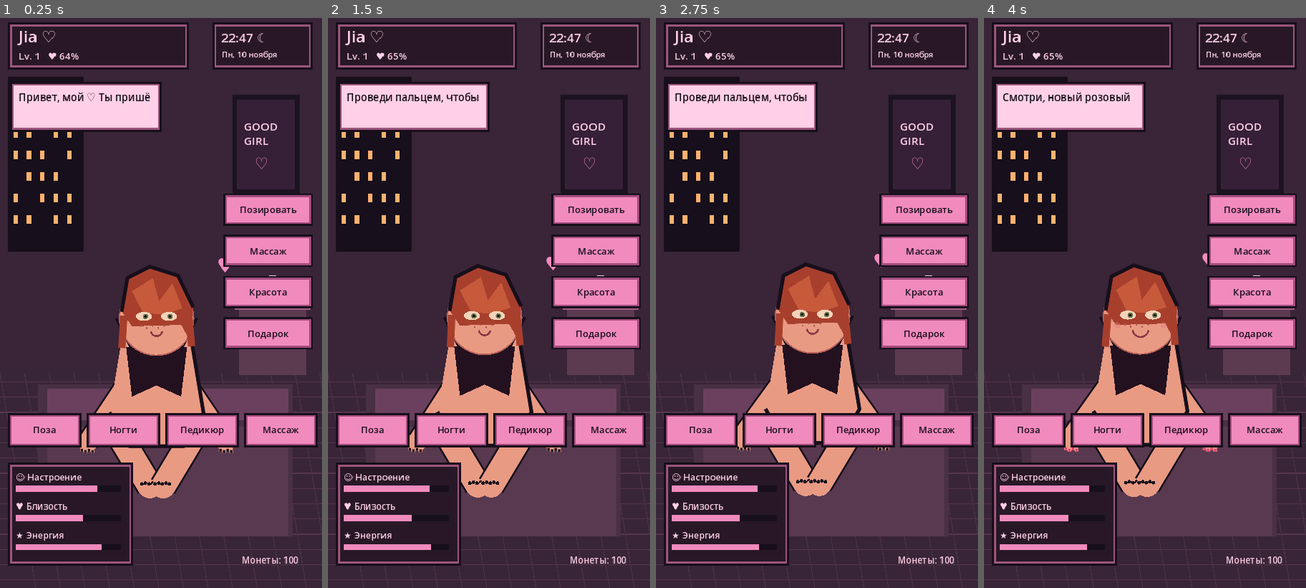
Above: before the commit, frames 1-4 (left to right).
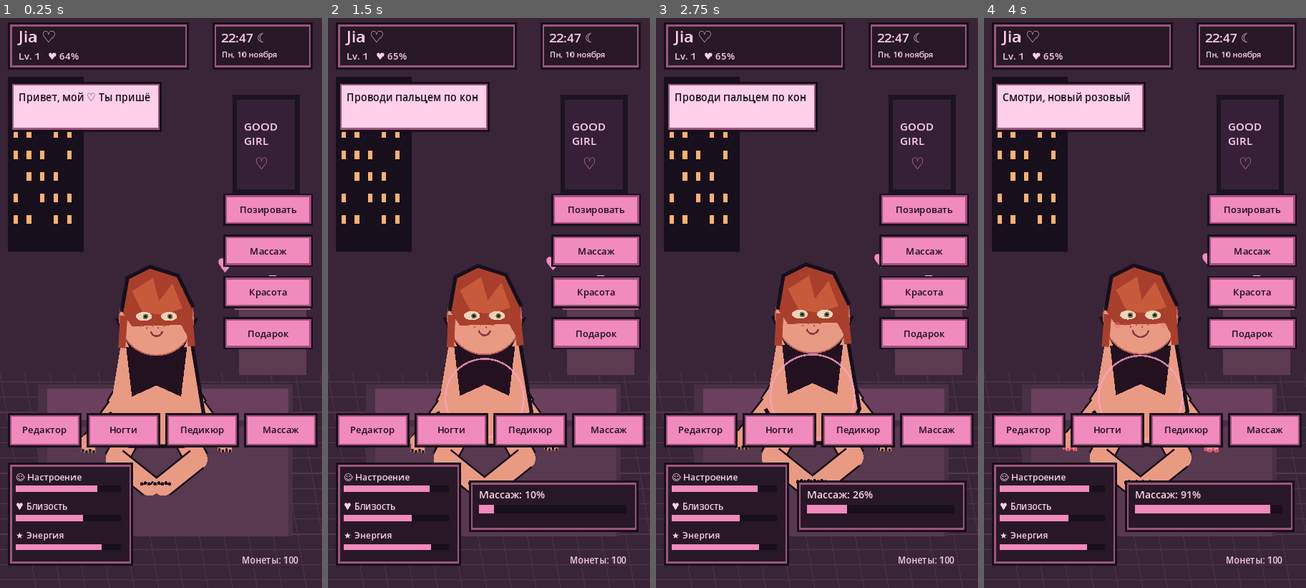
Above: after the commit, the same moments.

Repository: babymurderr0711/jia-android
Game: Godot game, scene res://Main.tscn
Two runs of this game, one before a commit and one after it. Both use one fixed random seed, a clock stepped at 60 frames per second and the inputs below.
Inputs (mouse positions are in pixels of both pictures, inside the frame that each line leads up to):
- Up to frame 1 (0.25 s): no input
- Up to frame 2 (1.5 s): move the mouse to (559, 274) at 0.52 s; click (559, 274) at 0.67 s; drag from (424, 331) to (472, 417) at 1.27 s
- Up to frame 3 (2.75 s): move the mouse to (849, 177) at 2.02 s; click (849, 177) at 2.17 s
- Up to frame 4 (4 s): drag from (1128, 417) to (1048, 217) at 2.77 s; move the mouse to (1241, 388) at 3.52 s; click (1241, 388) at 3.67 s

The runs differ from the first frame. In frame 1, 1.2% of the frame differs, in the area x 7-73%, y 64-85%; in frame 2, 5.9%; in frame 3, 5.9%, in the area x 7-97%, y 13-91%; in frame 4, 5.7%.

Commit message:
Add joint-driven posing and interactive massage editor

Diff:
--- a/godot/main.gd
+++ b/godot/main.gd
@@ -38,6 +38,13 @@
 var massage_progress := 0.0
 var dragging := false
 var drag_origin := Vector2.ZERO
+var pose_editor := false
+var arm_pose := 0.0
+var leg_pose := 0.0
+var interaction_target := "none"
+var interaction_pulse := 0.0
+var hand_reach := 0.0
+var joint_sway := 0.0
 
 func _ready() -> void:
 	get_viewport().size_changed.connect(queue_redraw)
@@ -64,7 +71,10 @@
 		if action_timer <= 0:
 			action_text = "Мне нравится, когда ты рядом ♡"
 	if massage_progress > 0:
-		massage_progress = maxf(0.0, massage_progress - delta * 0.08)
+		massage_progress = maxf(0.0, massage_progress - delta * 0.035)
+	interaction_pulse = maxf(0.0, interaction_pulse - delta)
+	joint_sway = sin(time_passed * 1.35) * 0.035
+	hand_reach = lerpf(hand_reach, 1.0 if dragging else 0.0, minf(1.0, delta * 5.0))
 	queue_redraw()
 
 func _draw() -> void:
@@ -114,22 +124,39 @@
 	var arm_swing := sin(time_passed * 1.45) * 7.0
 	var head_float := sin(time_passed * 1.25 + 0.5) * 2.2
 	p.y += head_float
-	# pose-dependent silhouette; articulated limbs and joints are redrawn every frame
+	# Joint-driven limbs: shoulder -> elbow -> wrist and hip -> knee -> ankle.
+	# Each segment is solved separately so elbows and knees bend instead of stretching.
+	var left_shoulder := p + Vector2(-45, 115)
+	var right_shoulder := p + Vector2(45, 115)
+	var left_elbow := p + Vector2(-95 + sin(time_passed * 1.45) * 5.0, 195 + arm_pose * 24.0)
+	var right_elbow := p + Vector2(95 - arm_swing * 0.45, 195 - arm_pose * 18.0)
+	var left_wrist := p + Vector2(-155 + arm_swing + hand_reach * 38.0, 275 + arm_swing * 0.35 - hand_reach * 28.0)
+	var right_wrist := p + Vector2(155 - arm_swing, 275 - arm_swing * 0.35)
 	if pose_index == 1:
-		_draw_limb(p + Vector2(-35, 40), p + Vector2(-95, 185), 25)
-		_draw_limb(p + Vector2(35, 40), p + Vector2(95, 185), 25)
-		_draw_limb(p + Vector2(-30, 185), p + Vector2(-40, 365), 34)
-		_draw_limb(p + Vector2(30, 185), p + Vector2(40, 365), 34)
-	elif pose_index == 2:
-		_draw_limb(p + Vector2(-35, 50), p + Vector2(-150, 180), 30)
-		_draw_limb(p + Vector2(35, 50), p + Vector2(150, 180), 30)
-		_draw_limb(p + Vector2(-25, 190), p + Vector2(-150, 250), 42)
-		_draw_limb(p + Vector2(25, 190), p + Vector2(150, 250), 42)
-	else:
-		_draw_limb(p + Vector2(-45, 115), p + Vector2(-155 + arm_swing, 275 + arm_swing * 0.35), 42)
-		_draw_limb(p + Vector2(45, 115), p + Vector2(155 - arm_swing, 275 - arm_swing * 0.35), 42)
-		_draw_limb(p + Vector2(-90, 250), p + Vector2(-15, 375), 54)
-		_draw_limb(p + Vector2(90, 250), p + Vector2(15, 375), 54)
+		left_elbow = p + Vector2(-78, 175)
+		right_elbow = p + Vector2(78, 175)
+		left_wrist = p + Vector2(-105, 270)
+		right_wrist = p + Vector2(105, 270)
+	elif pose_index == 2 or pose_index == 3:
+		left_elbow = p + Vector2(-115, 175)
+		right_elbow = p + Vector2(115, 175)
+		left_wrist = p + Vector2(-150, 220)
+		right_wrist = p + Vector2(150, 220)
+	_draw_limb(left_shoulder, left_elbow, 34)
+	_draw_limb(left_elbow, left_wrist, 27)
+	_draw_limb(right_shoulder, right_elbow, 34)
+	_draw_limb(right_elbow, right_wrist, 27)
+	# Legs are split at the knees; the pose editor changes the knee bend.
+	var left_hip := p + Vector2(-55, 250)
+	var right_hip := p + Vector2(55, 250)
+	var left_knee := p + Vector2(-90 + leg_pose * 28.0, 315)
+	var right_knee := p + Vector2(90 - leg_pose * 28.0, 315)
+	var left_ankle := p + Vector2(-15, 375)
+	var right_ankle := p + Vector2(15, 375)
+	_draw_limb(left_hip, left_knee, 48)
+	_draw_limb(left_knee, left_ankle, 43)
+	_draw_limb(right_hip, right_knee, 48)
+	_draw_limb(right_knee, right_ankle, 43)
 	# torso
 	var body := PackedVector2Array([p + Vector2(-75, 30), p + Vector2(75, 30), p + Vector2(105, 210 + breath * 2.0), p + Vector2(60, 285 + breath * 1.5), p + Vector2(-60, 285 + breath * 1.5), p + Vector2(-105, 210 + breath * 2.0)])
 	draw_colored_polygon(body, SKIN)
@@ -178,11 +205,13 @@
 		draw_circle(p + Vector2(-52, 19), 7, Color("#e77c83", 0.42))
 		draw_circle(p + Vector2(52, 19), 7, Color("#e77c83", 0.42))
 	# hands and manicure details
-	_draw_hand(p + Vector2(-155, 275), manicure)
-	_draw_hand(p + Vector2(155, 275), manicure)
+	_draw_hand(left_wrist, manicure)
+	_draw_hand(right_wrist, manicure)
 	# feet and pedicure accents
-	_draw_foot(p + Vector2(-15, 375), pedicure)
-	_draw_foot(p + Vector2(15, 375), pedicure)
+	_draw_foot(left_ankle, pedicure)
+	_draw_foot(right_ankle, pedicure)
+	if interaction_target != "none":
+		draw_arc(p + Vector2(0, 180), 92 + sin(time_passed * 7.0) * 5.0, 0.0, TAU, 48, Color("#ff9fc8", 0.8), 4.0)
 	# floating heart / reaction
 	var heart_y := -105 + sin(time_passed * 2.0) * 5.0
 	if reaction > 0.0:
@@ -235,9 +264,21 @@
 	_draw_stat("♥ Близость", closeness, 1105)
 	_draw_stat("★ Энергия", energy, 1170)
 	# bottom nav
-	var nav := ["Поза", "Ногти", "Педикюр", "Массаж"]
+	var nav := ["Редактор", "Ногти", "Педикюр", "Массаж"]
 	for i in range(4):
 		_button(Rect2(18 + i * 176, 890, 164, 76), nav[i])
+	if pose_editor:
+		_panel(Rect2(390, 170, 300, 190))
+		draw_string(ThemeDB.fallback_font, Vector2(410, 205), "Редактор поз", HORIZONTAL_ALIGNMENT_LEFT, -1, 23, PALE)
+		_button(Rect2(405, 220, 125, 52), "Руки −")
+		_button(Rect2(550, 220, 125, 52), "Руки +")
+		_button(Rect2(405, 285, 125, 52), "Ноги −")
+		_button(Rect2(550, 285, 125, 52), "Ноги +")
+	if interaction_target != "none":
+		_panel(Rect2(315, 1040, 380, 115))
+		draw_string(ThemeDB.fallback_font, Vector2(338, 1080), "Массаж: " + str(int(massage_progress * 100.0)) + "%", HORIZONTAL_ALIGNMENT_LEFT, -1, 23, PALE)
+		draw_rect(Rect2(338, 1095, 330, 18), INK)
+		draw_rect(Rect2(338, 1095, 330 * massage_progress, 18), PINK)
 	draw_string(ThemeDB.fallback_font, Vector2(540, 1225), "Монеты: " + str(coins), HORIZONTAL_ALIGNMENT_LEFT, -1, 20, PALE)
 
 func _panel(r: Rect2, fill: Color = Color("#281827")) -> void:
@@ -263,10 +304,22 @@
 		_handle_tap(_to_design(event.position))
 	elif event is InputEventScreenDrag:
 		dragging = true
-		massage_progress = clampf(massage_progress + event.relative.length() / 450.0, 0.0, 1.0)
-		mood = minf(100.0, mood + 0.03)
-	elif event is InputEventMouseMotion and Input.is_mouse_button_pressed(MOUSE_BUTTON_LEFT):
-		massage_progress = clampf(massage_progress + event.relative.length() / 450.0, 0.0, 1.0)
+		if interaction_target != "none":
+			massage_progress = clampf(massage_progress + event.relative.length() / 700.0, 0.0, 1.0)
+			interaction_pulse = 0.5
+			mood = minf(100.0, mood + 0.03)
+			if massage_progress >= 0.95:
+				interaction_target = "none"
+				dragging = false
+				action_text = "Мне стало легче, спасибо ♡"
+				_react(4.0)
+	elif event is InputEventMouseMotion and Input.is_mouse_button_pressed(MOUSE_BUTTON_LEFT) and interaction_target != "none":
+		massage_progress = clampf(massage_progress + event.relative.length() / 700.0, 0.0, 1.0)
+		interaction_pulse = 0.5
+		if massage_progress >= 0.95:
+			interaction_target = "none"
+			action_text = "Вот теперь совсем хорошо ♡"
+			_react(4.0)
 
 func _to_design(pos: Vector2) -> Vector2:
 	var s := get_viewport_rect().size
@@ -277,7 +330,7 @@
 	if pos.y > 890 and pos.y < 980:
 		var idx := clampi(int(pos.x / 176.0), 0, 3)
 		match idx:
-			0: _next_pose()
+			0: pose_editor = not pose_editor
 			1: _change_manicure()
 			2: _change_pedicure()
 			3: _start_massage()
@@ -288,11 +341,20 @@
 			1: _start_massage()
 			2: _change_manicure()
 			3: _gift()
+	elif pose_editor and pos.x >= 390 and pos.y >= 215 and pos.y < 355:
+		if pos.y < 280:
+			arm_pose = clampf(arm_pose + (-0.15 if pos.x < 540 else 0.15), -1.0, 1.0)
+		else:
+			leg_pose = clampf(leg_pose + (-0.15 if pos.x < 540 else 0.15), -1.0, 1.0)
+		action_text = "Подбираем положение суставов ♡"
 	elif pos.x > 250 and pos.y < 300:
 		_greet()
 
 func _next_pose() -> void:
 	pose_index = (pose_index + 1) % pose_names.size()
+	pose_editor = false
+	arm_pose = 0.0
+	leg_pose = 0.0
 	pose_offset_from = pose_offset_current
 	pose_offset_to = pose_offsets[pose_index]
 	pose_blend = 0.0
@@ -314,8 +376,10 @@
 func _start_massage() -> void:
 	expression = "soft"
 	expression_timer = 3.0
-	massage_progress = 0.1
-	action_text = "Проведи пальцем, чтобы сделать массаж ♡"
+	massage_progress = 0.0
+	interaction_target = "body"
+	dragging = false
+	action_text = "Проводи пальцем по контуру, чтобы сделать массаж ♡"
 	energy = minf(100.0, energy + 1.0)
 	mood = minf(100.0, mood + 4.0)
 	closeness = minf(100.0, closeness + 1.0)
